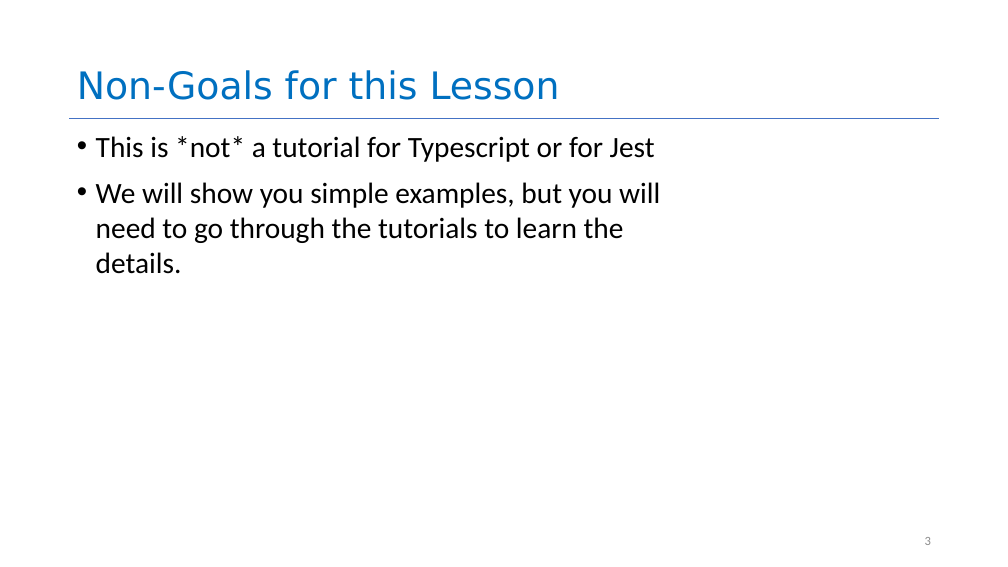
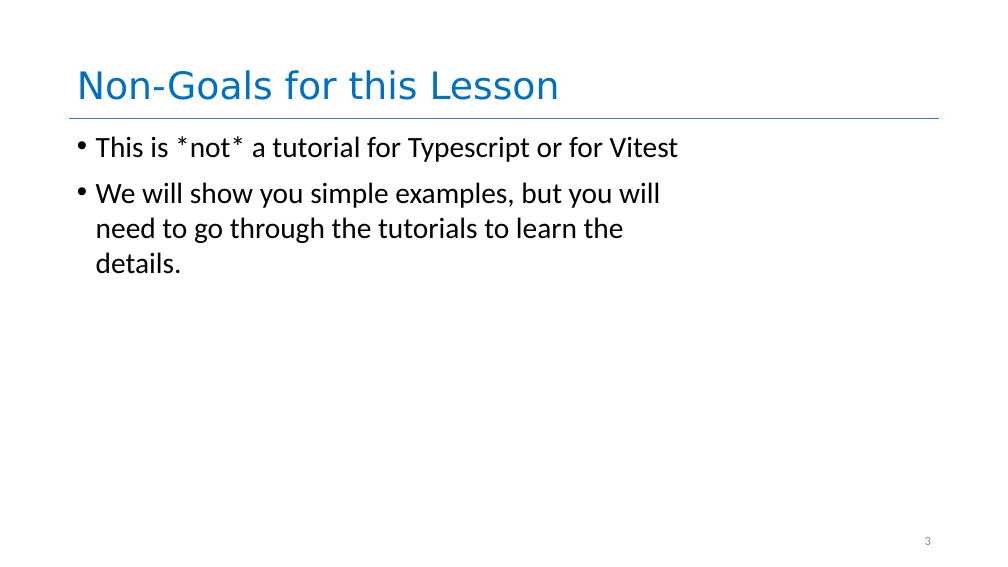
Before and after one commit to neu-se/CS4530-Spring-2026, a slide deck: slide 3 of Slides/Module 02 From Requirements to Code.pptx. Drawn at 1008x567 pixels with LibreOffice and Linux fonts; fonts in the diff are those of the drawing. Boxes give left, top, right and bottom in pixels: in the first picture for what was removed or moved away, otherwise in the second. Text is boxed around its words. In the diff, an @@ line names an element or a change of style, - is before the commit and + after.

```diff
--- a/Slides/Module 02 From Requirements to Code.pptx
+++ b/Slides/Module 02 From Requirements to Code.pptx
@@ text at (x1=96, y1=136, x2=679, y2=162): text changed @@
-• This is *not* a tutorial for Typescript or for Jest
+• This is *not* a tutorial for Typescript or for Vitest
```
Also in this commit, not shown: 11 other slides changed, 19 slides added, 15 slides removed, 1 other file.
